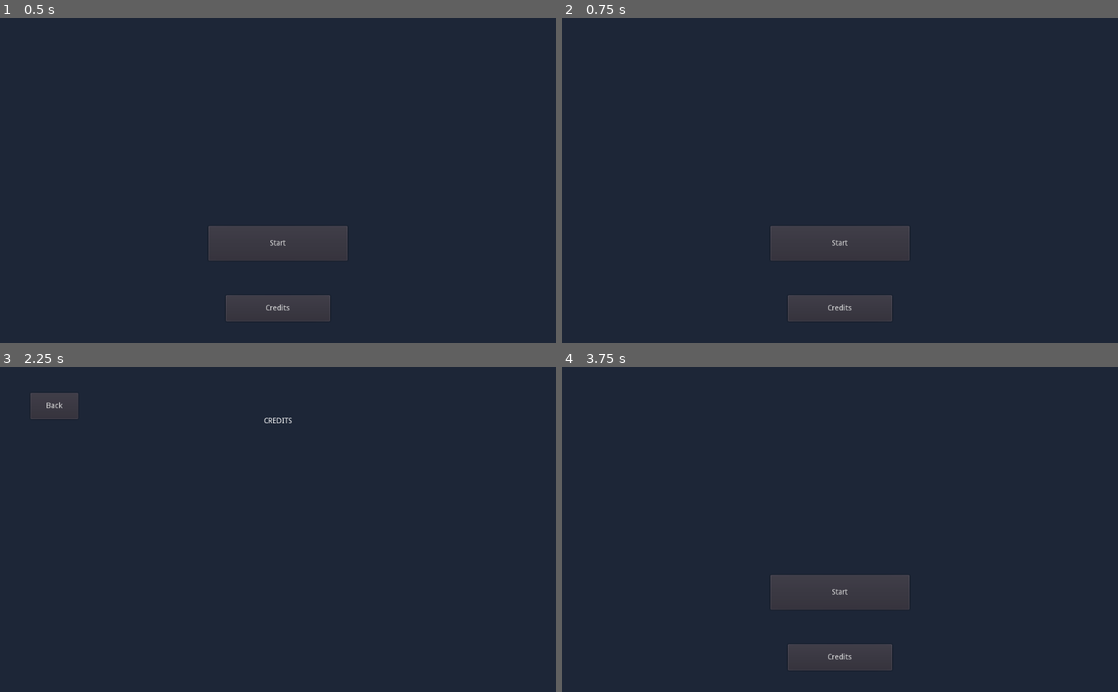
Above: before the commit, frames 1-4 (two rows, left to right).
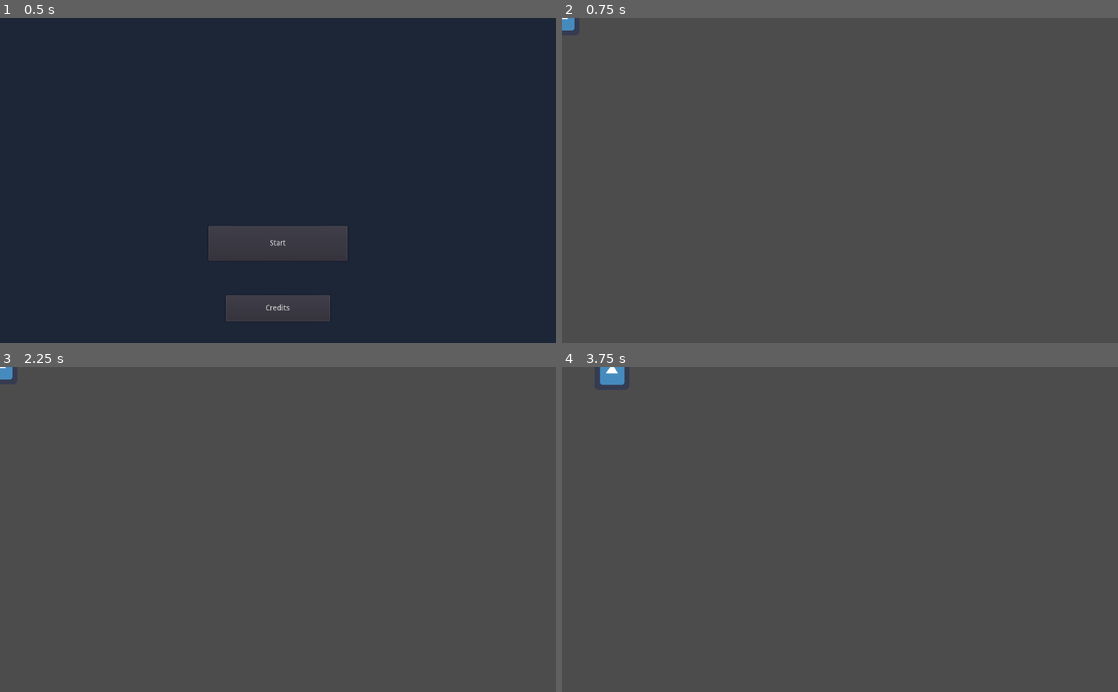
Above: after the commit, the same moments.

Repository: game-workers-cooperative/mechjam
Game: Godot game, scene res://scenes/Main Menu.tscn
Two runs of this game, one before a commit and one after it. Both use one fixed random seed, a clock stepped at 60 frames per second and the inputs below. Before the commit the project has no main scene; this scene is started directly in both runs. The engine's default icon, where the game draws it, is replaced by a stand-in: a white triangle on a blue panel in a dark square.
Inputs (mouse positions are in pixels of both pictures, inside the frame that each line leads up to):
- Up to frame 1 (0.5 s): no input
- Up to frame 2 (0.75 s): click "Start" at 0.5 s
- Up to frame 3 (2.25 s): click (278, 591) at 1.25 s, where only the run before the commit has a clickable "Start"; click (278, 656) at 2 s, where only the run before the commit has a clickable "Credits"
- Up to frame 4 (3.75 s): click (617, 406) at 2.75 s, where only the run before the commit has a clickable "Back"; tap Enter (ui_accept) at 3.5 s; move the mouse to (962, 513) at 3.52 s; hold Right (ui_right) from 3.53 s (still down); hold Enter (ui_accept) from 3.53 s (still down); click (962, 513) at 3.6 s

Frame 1 is identical in both runs. In frame 2, 96% of the frame differs, in the area x 0-100%, y 0-100%; in frame 3, 99%; in frame 4, 96%.

Commit message:
Added Command Support

Diff:
--- a/objects/mecha/Mecha.gd
+++ b/objects/mecha/Mecha.gd
@@ -1,30 +1,69 @@
 extends KinematicBody2D
 
+signal move_finished
+
 export(Resource) var cockpit
-export(Resource) var weapon
+export(PackedScene) var weapon_scene
 export(String) var element
+export(Vector2) var tile_size = Vector2(64, 32)
 
 var SPEED = 250
 var MAX_HP = 10
 var HP = 10
 var ARMOR = 0
 
+var weapon
+
 var velocity = Vector2.ZERO
+var grid_pos = Vector2.ZERO
+
+var commands = [
+	{"method": "move", "parameters": Vector2.RIGHT},
+	{"method": "move", "parameters": Vector2.UP},
+	{"method": "move", "parameters": Vector2.RIGHT}
+]
+
+onready var tween = $Tween
 
 func _ready() -> void:
+	global_position = cart_to_iso(grid_pos)
+
 	if cockpit:
 		var specs = cockpit.get_specs()
 		for spec in specs:
 			self[spec] += specs[spec]
 
-func _physics_process(_delta: float) -> void:
-	var input_vector = Vector2.ZERO
-	input_vector.x = Input.get_action_strength("ui_right") - Input.get_action_strength("ui_left")
-	input_vector.y = Input.get_action_strength("ui_down") - Input.get_action_strength("ui_up")
-	input_vector = input_vector.normalized()
+func _input(event: InputEvent) -> void:
+	if not event.is_pressed(): return
 
-	velocity = input_vector * SPEED
-	velocity = move_and_slide(velocity, Vector2.UP)
+	var input_dir = Vector2.ZERO
 
-	if Input.is_action_just_pressed("lmb"):
-		print("Shoot")
+	if event.is_action_pressed("ui_right"):
+		input_dir.x += 1
+	elif event.is_action_pressed("ui_left"):
+		input_dir.x -= 1
+
+	if event.is_action_pressed("ui_down"):
+		input_dir.y += 1
+	elif event.is_action_pressed("ui_up"):
+		input_dir.y -= 1
+
+	if event.is_action_pressed("ui_accept"): execute()
+
+	move(input_dir)
+
+func execute() -> void:
+	for command in commands:
+		call(command.method, command.parameters)
+
+func move(dir: Vector2) -> void:
+	grid_pos += dir
+
+	tween.interpolate_property(self, "global_position", global_position, cart_to_iso(grid_pos) * tile_size, 0.5, Tween.TRANS_SINE, Tween.EASE_IN_OUT)
+	tween.start()
+
+	yield(tween, "tween_all_completed")
+	emit_signal("move_finished")
+
+func cart_to_iso(pos: Vector2):
+	return Vector2(pos.x - pos.y, (pos.y + pos.x)/2.0)
--- a/objects/mecha/Mecha.tscn
+++ b/objects/mecha/Mecha.tscn
@@ -16,3 +16,5 @@
 
 [node name="CollisionShape2D" type="CollisionShape2D" parent="."]
 shape = SubResource( 1 )
+
+[node name="Tween" type="Tween" parent="."]
--- /dev/null
+++ b/objects/weapons/BaseballBat.gd
@@ -0,0 +1,22 @@
+extends Area2D
+
+onready var collider = $CollisionShape2D
+onready var tween = $Tween
+
+func _ready() -> void:
+	collider.set_disabled(true)
+
+func attack() -> void:
+	collider.set_disabled(false)
+
+	tween.interpolate_property(self, "rotation", -90, 90, 0.25, Tween.TRANS_SINE, Tween.EASE_IN_OUT)
+	tween.start()
+
+	yield(tween, "tween_all_completed")
+
+	tween.interpolate_property(self, "rotation", 90, -90, 0.25, Tween.TRANS_SINE, Tween.EASE_IN_OUT)
+	tween.start()
+
+	yield(tween, "tween_all_completed")
+
+	collider.set_disabled(true)
--- /dev/null
+++ b/objects/weapons/BaseballBat.tscn
@@ -0,0 +1,22 @@
+[gd_scene load_steps=4 format=2]
+
+[ext_resource path="res://assets/sprites/baseball_bat.png" type="Texture" id=1]
+[ext_resource path="res://objects/weapons/BaseballBat.gd" type="Script" id=2]
+
+[sub_resource type="CapsuleShape2D" id=1]
+radius = 8.0
+height = 16.0
+
+[node name="BaseballBat" type="Area2D"]
+script = ExtResource( 2 )
+
+[node name="Sprite" type="Sprite" parent="."]
+position = Vector2( 8, 0 )
+texture = ExtResource( 1 )
+
+[node name="CollisionShape2D" type="CollisionShape2D" parent="."]
+position = Vector2( 8, 0 )
+rotation = 1.5708
+shape = SubResource( 1 )
+
+[node name="Tween" type="Tween" parent="."]
--- a/project.godot
+++ b/project.godot
@@ -21,6 +21,7 @@
 [application]
 
 config/name="mechjam"
+run/main_scene="res://scenes/Main Menu.tscn"
 config/icon="res://icon.png"
 
 [input]
@@ -53,8 +54,3 @@
 , Object(InputEventKey,"resource_local_to_scene":false,"resource_name":"","device":0,"alt":false,"shift":false,"control":false,"meta":false,"command":false,"pressed":false,"scancode":83,"unicode":0,"echo":false,"script":null)
  ]
 }
-lmb={
-"deadzone": 0.5,
-"events": [ Object(InputEventMouseButton,"resource_local_to_scene":false,"resource_name":"","device":0,"alt":false,"shift":false,"control":false,"meta":false,"command":false,"button_mask":0,"position":Vector2( 0, 0 ),"global_position":Vector2( 0, 0 ),"factor":1.0,"button_index":1,"pressed":false,"doubleclick":false,"script":null)
- ]
-}
--- /dev/null
+++ b/scenes/Game.gd
@@ -0,0 +1,18 @@
+extends Node2D
+
+var commands = [
+	{"method": "move", "parameters": Vector2.RIGHT},
+	{"method": "move", "parameters": Vector2.UP},
+	{"method": "move", "parameters": Vector2.RIGHT}
+]
+
+onready var mecha = $Mecha
+
+# Called when the node enters the scene tree for the first time.
+func _ready() -> void:
+	execute_commands()
+
+func execute_commands():
+	for command in commands:
+		mecha.call(command.method, command.parameters)
+		yield(mecha, "move_finished")
--- /dev/null
+++ b/scenes/Game.tscn
@@ -0,0 +1,10 @@
+[gd_scene load_steps=3 format=2]
+
+[ext_resource path="res://objects/mecha/Mecha.tscn" type="PackedScene" id=1]
+[ext_resource path="res://scenes/Game.gd" type="Script" id=2]
+
+[node name="Game" type="Node2D"]
+script = ExtResource( 2 )
+
+[node name="Mecha" parent="." instance=ExtResource( 1 )]
+position = Vector2( 96, 96 )
--- a/scenes/Main Menu.tscn
+++ b/scenes/Main Menu.tscn
@@ -34,7 +34,7 @@
 __meta__ = {
 "_edit_use_anchors_": false
 }
-target_scene = "res://scenes/Main Menu.tscn"
+target_scene = "res://objects/mecha/Mecha.tscn"
 
 [node name="Credits" type="Button" parent="ButtonHolder"]
 anchor_top = 0.5
--- /dev/null
+++ b/scenes/Test.tscn
@@ -0,0 +1,7 @@
+[gd_scene load_steps=2 format=2]
+
+[ext_resource path="res://objects/mecha/Mecha.tscn" type="PackedScene" id=2]
+
+[node name="Test" type="Node2D"]
+
+[node name="Mecha" parent="." instance=ExtResource( 2 )]
Binary file added: assets/sprites/baseball_bat.png
Not shown, added: assets/sprites/baseball_bat.png.import
Binary file added: assets/sprites/tileset.png
Not shown, added: assets/sprites/tileset.png.import
